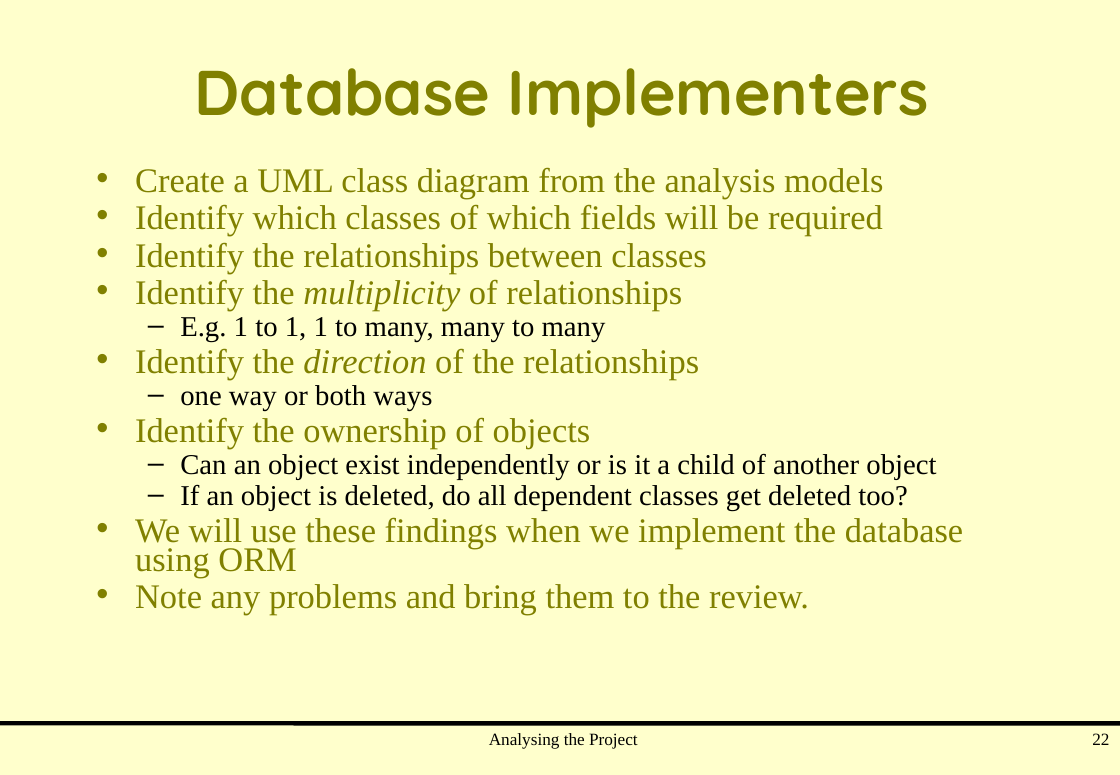
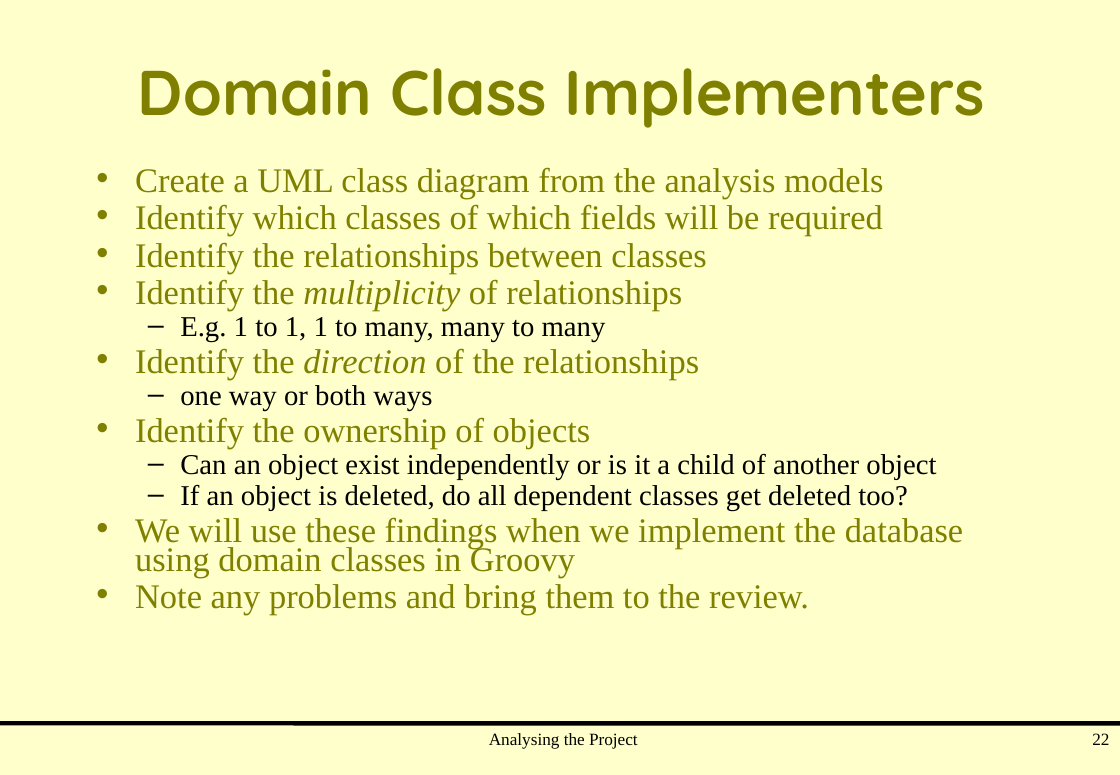
Before and after one commit to cpjobling/at-m42-2009, a slide deck: slide 22 of Documents/Analysis.ppt. Drawn at 1120x775 pixels with LibreOffice and Linux fonts; fonts in the diff are those of the drawing. Boxes give left, top, right and bottom in pixels: in the first picture for what was removed or moved away, otherwise in the second. Text is boxed around its words. In the diff, an @@ line names an element or a change of style, - is before the commit and + after.

```diff
--- a/Documents/Analysis.ppt
+++ b/Documents/Analysis.ppt
@@ title at (x1=138, y1=68, x2=986, y2=128): text changed @@
-Database Implementers
+Domain Class Implementers
@@ text at (x1=135, y1=517, x2=964, y2=578): text changed @@
-• We will use these findings when we implement the database using ORM
+• We will use these findings when we implement the database using domain classes in Groovy
```
Also in this commit, not shown: 6 other slides changed, 1 other file.
